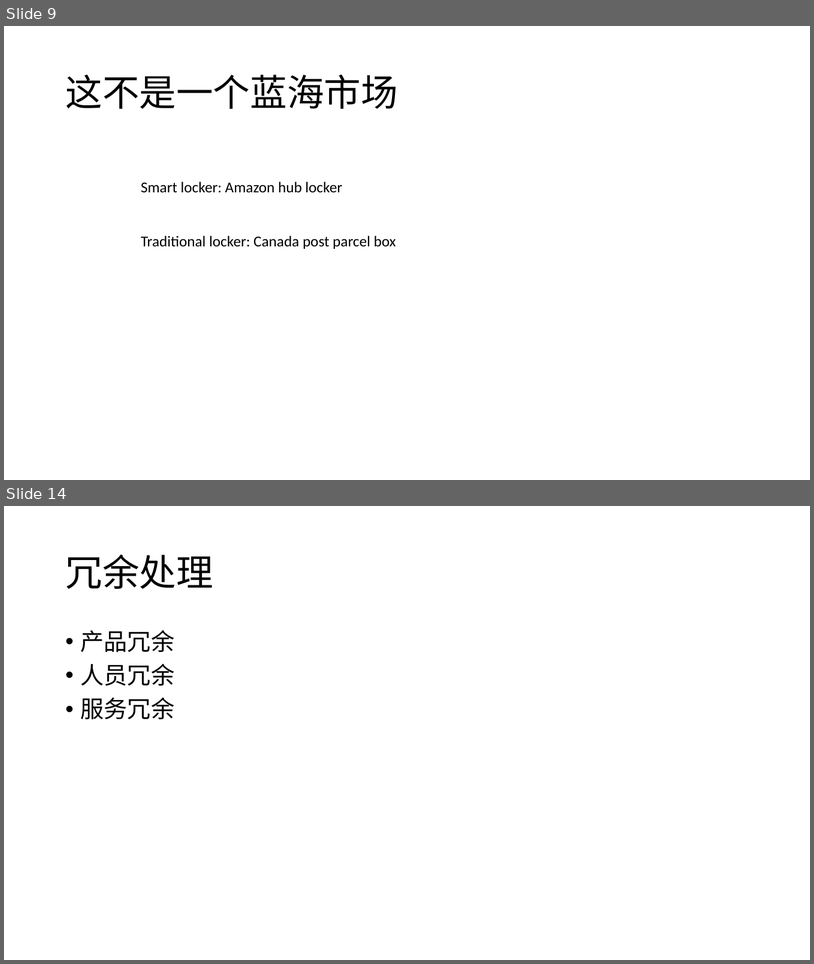
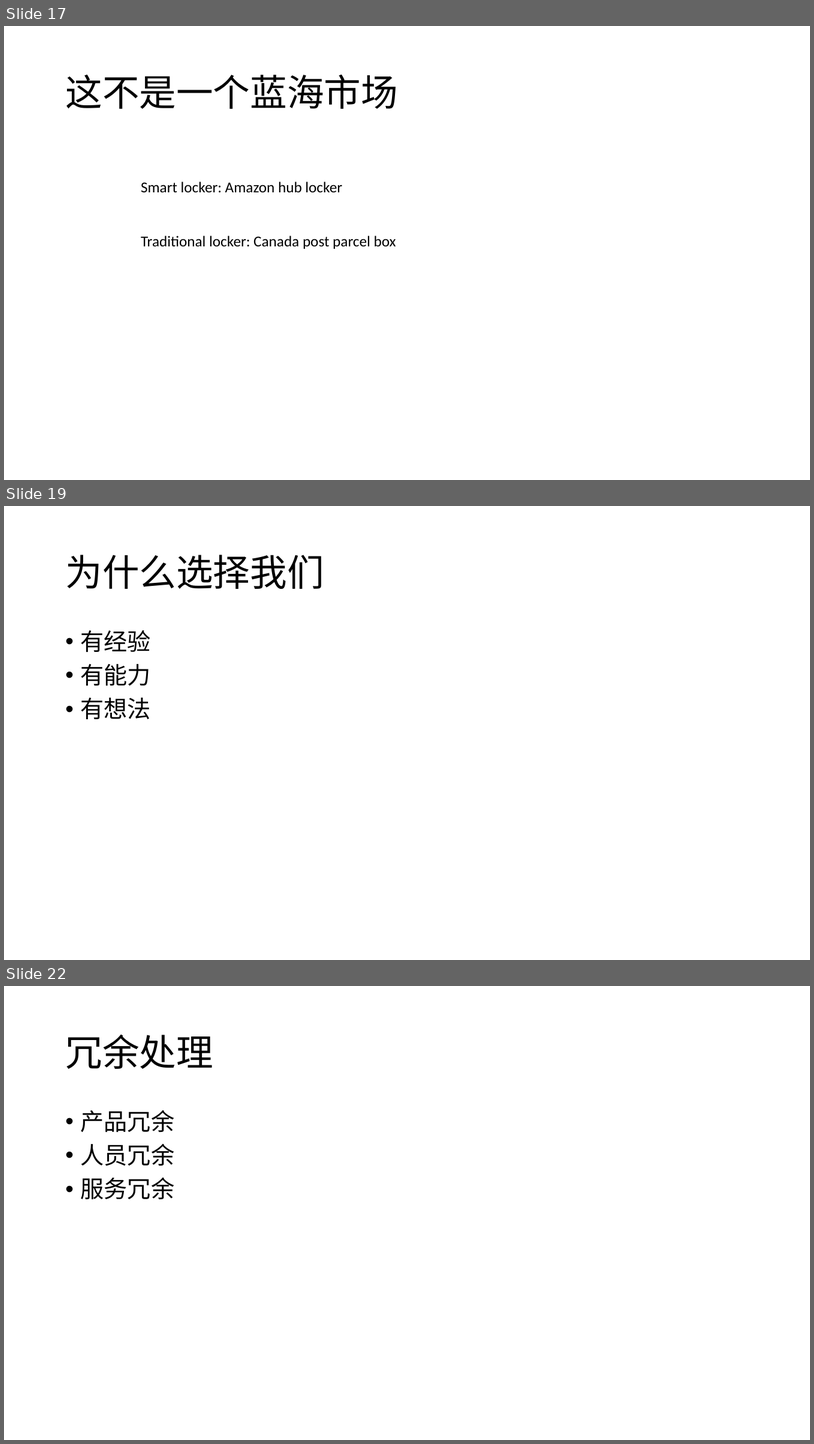
Before and after one commit to twigzxd/ZXXXZ, a slide deck: 智能快递柜ppt.pptx. Shown one above the other, each under a label of ours: slides 9 and 14 before the commit, slides 17, 19 and 22 after it; the slides between them are not shown. The pictures are 814x964 and 814x1444 pixels, drawn with LibreOffice and Linux fonts; fonts in the diff are those of the drawing. Boxes give left, top, right and bottom in pixels: in the first picture for what was removed or moved away, otherwise in the second. Text is boxed around its words. In the diff, an @@ line names an element or a change of style, - is before the commit and + after.

```diff
--- a/智能快递柜ppt.pptx
+++ b/智能快递柜ppt.pptx
@@ slide 19 added at (4,506,810,960), background #FFFFFF @@
@@ title added at (65,555,324,589), 44 pt, text #000000 @@
+为什么选择我们
@@ text added at (81,630,151,719), 28 pt, text #000000 @@
+• 有经验
+• 有能力
+• 有想法
@@ what was slide 9 is now slide 17 @@
@@ what was slide 14 is now slide 22 @@
```
Also in this commit, not shown: 8 slides changed, 6 other slides added, 1 other file.
